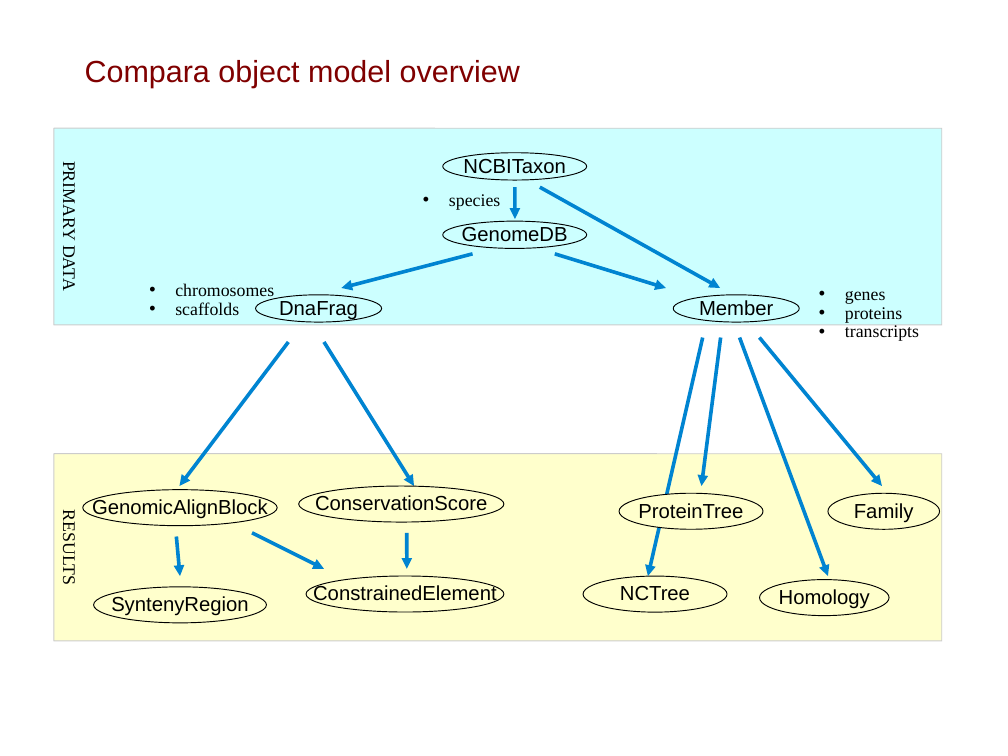
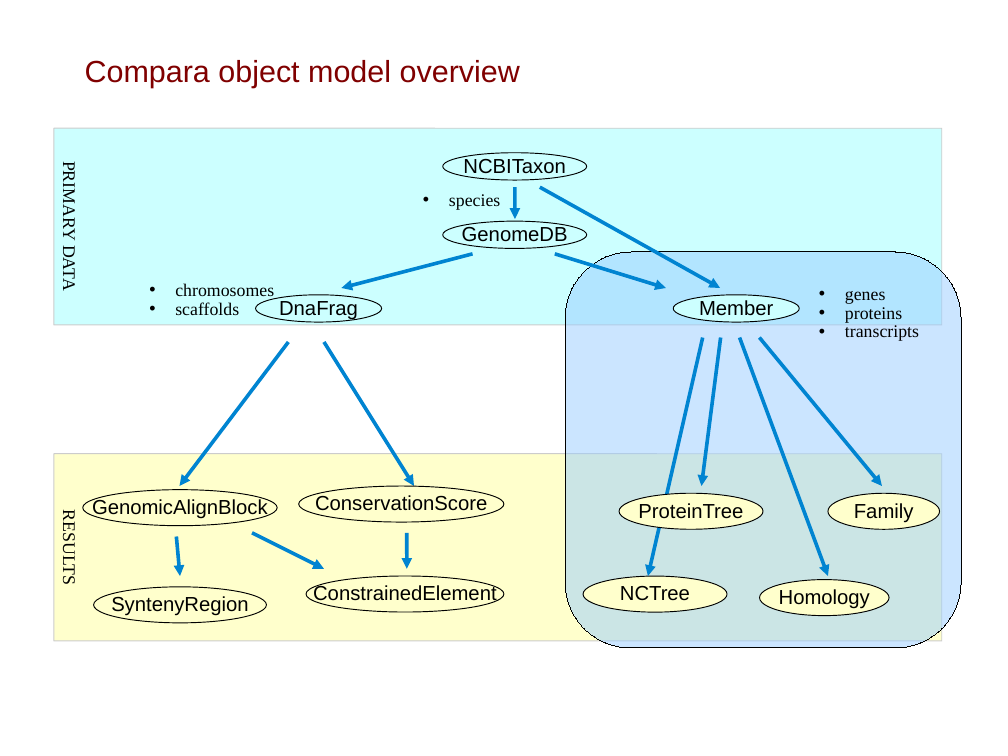
Before and after one commit to Ensembl/ensembl-compara, a slide deck: slide 9 of docs/API_workshop_slides.gene_part.odp. Drawn at 1008x756 pixels with LibreOffice and Linux fonts; fonts in the diff are those of the drawing; background and template pictures are left out. Boxes give left, top, right and bottom in pixels: in the first picture for what was removed or moved away, otherwise in the second. Text is boxed around its words. In the diff, an @@ line names an element or a change of style, - is before the commit and + after.

```diff
--- a/docs/API_workshop_slides.gene_part.odp
+++ b/docs/API_workshop_slides.gene_part.odp
@@ rounded rectangle added at [565,252,961,649], fill #99CCFF at 50% opacity, outline #000000 0 pt @@
```
Also in this commit, not shown: 11 other slides changed, 1 slide removed, 3 other files.
